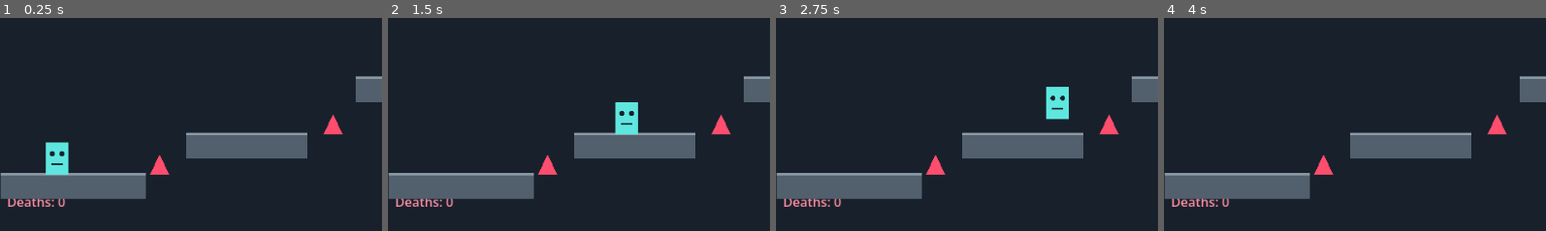
Above: before the commit, frames 1-4 (left to right).
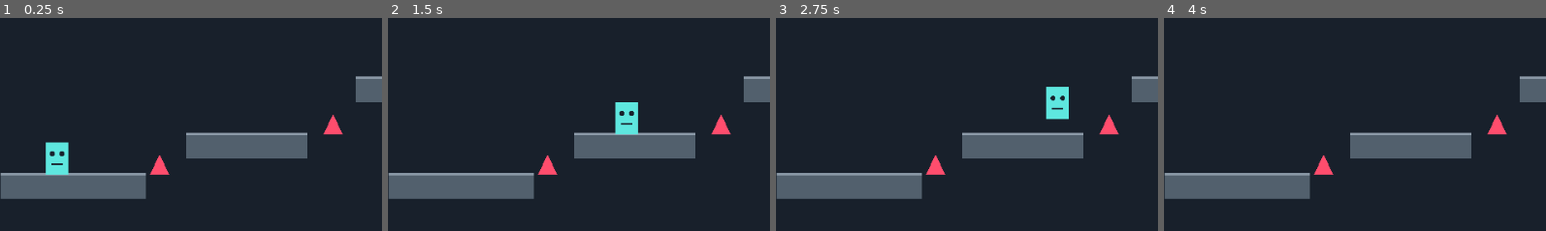
Above: after the commit, the same moments.

Repository: HimaBindhu-j/trap-platformer
Game: Godot game, scene res://Main.tscn
The game is run twice, just before and just after one commit, with the same random seed, the same clock (stepped at 60 frames per second) and the same inputs.
Inputs:
- Up to frame 1 (0.25 s): no input
- Up to frame 2 (1.5 s): tap Enter at 0.5 s; hold D (move_right) from 0.53 s (still down); tap Space (jump) at 0.77 s
- Up to frame 3 (2.75 s): tap Space (jump) at 1.52 s; release D (move_right) at 2.03 s; hold A (move_left) from 2.03 s (still down)
- Up to frame 4 (4 s): release A (move_left) at 2.78 s; hold D (move_right) from 2.78 s (still down); tap Space (jump) at 3.02, 3.77 s
The pictures show only the part of the screen within x 2-52%, y 50-100%; the shares and areas given below are measured in that part.

The runs differ from the first frame. In frame 1, 0.4% of the frame differs, in the area x 2-18%, y 84-89%; in frame 2, 0.4%; in frame 3, 0.4%; in frame 4, 0.4%.

Commit message:
Move death counter

Diff:
--- a/trap_platformer/Main.gd
+++ b/trap_platformer/Main.gd
@@ -5,44 +5,44 @@
 var message := ""
 
 func _ready():
-    queue_redraw()
+	queue_redraw()
 
 func _process(_delta):
-    if Input.is_action_just_pressed("restart"):
-        get_tree().reload_current_scene()
+	if Input.is_action_just_pressed("restart"):
+		get_tree().reload_current_scene()
 
-    var player = $Player
-    if player.global_position.y > 650:
-        deaths += 1
-        player.global_position = Vector2(90, 430)
-        player.velocity = Vector2.ZERO
-        message = "OUCH! Try again..."
-        queue_redraw()
+	var player = $Player
+	if player.global_position.y > 650:
+		deaths += 1
+		player.global_position = Vector2(90, 430)
+		player.velocity = Vector2.ZERO
+		message = "OUCH! Try again..."
+		queue_redraw()
 
-    if player.global_position.x > 880 and not won:
-        won = true
-        message = "LEVEL COMPLETE! 🎉"
-        player.velocity = Vector2.ZERO
-        queue_redraw()
+	if player.global_position.x > 880 and not won:
+		won = true
+		message = "LEVEL COMPLETE! 🎉"
+		player.velocity = Vector2.ZERO
+		queue_redraw()
 
 func _draw():
-    draw_rect(Rect2(0, 0, 960, 540), Color("#18202b"))
-    draw_string(ThemeDB.fallback_font, Vector2(28, 35),
-        "TRAP PLATFORMER", HORIZONTAL_ALIGNMENT_LEFT, -1, 24, Color.WHITE)
-    draw_string(ThemeDB.fallback_font, Vector2(28, 62),
-        "A/D or ←/→ = Move     SPACE/W/↑ = Jump     R = Restart",
-        HORIZONTAL_ALIGNMENT_LEFT, -1, 16, Color("#b9c4d0"))
+	draw_rect(Rect2(0, 0, 960, 540), Color("#18202b"))
+	draw_string(ThemeDB.fallback_font, Vector2(28, 35),
+		"TRAP PLATFORMER", HORIZONTAL_ALIGNMENT_LEFT, -1, 24, Color.WHITE)
+	draw_string(ThemeDB.fallback_font, Vector2(28, 62),
+		"A/D or ←/→ = Move     SPACE/W/↑ = Jump     R = Restart",
+		HORIZONTAL_ALIGNMENT_LEFT, -1, 16, Color("#b9c4d0"))
 
-    if message != "":
-        draw_string(ThemeDB.fallback_font, Vector2(330, 55),
-            message, HORIZONTAL_ALIGNMENT_LEFT, -1, 18, Color("#ffd166"))
+	if message != "":
+		draw_string(ThemeDB.fallback_font, Vector2(330, 55),
+			message, HORIZONTAL_ALIGNMENT_LEFT, -1, 18, Color("#ffd166"))
 
-    draw_string(ThemeDB.fallback_font, Vector2(28, 510),
-        "Deaths: %d" % deaths, HORIZONTAL_ALIGNMENT_LEFT, -1, 16, Color("#ff8fa3"))
+		draw_string(ThemeDB.fallback_font, Vector2(28, 530),
+		   "Deaths: %d" % deaths, HORIZONTAL_ALIGNMENT_LEFT, -1, 16, Color("#ff8fa3"))
 
-    if won:
-        draw_rect(Rect2(260, 190, 440, 110), Color("#111820"))
-        draw_string(ThemeDB.fallback_font, Vector2(350, 245),
-            "YOU WIN!", HORIZONTAL_ALIGNMENT_LEFT, -1, 40, Color("#7ee787"))
-        draw_string(ThemeDB.fallback_font, Vector2(320, 275),
-            "Press R to play again", HORIZONTAL_ALIGNMENT_LEFT, -1, 18, Color.WHITE)
+	if won:
+		draw_rect(Rect2(260, 190, 440, 110), Color("#111820"))
+		draw_string(ThemeDB.fallback_font, Vector2(350, 245),
+			"YOU WIN!", HORIZONTAL_ALIGNMENT_LEFT, -1, 40, Color("#7ee787"))
+		draw_string(ThemeDB.fallback_font, Vector2(320, 275),
+			"Press R to play again", HORIZONTAL_ALIGNMENT_LEFT, -1, 18, Color.WHITE)
